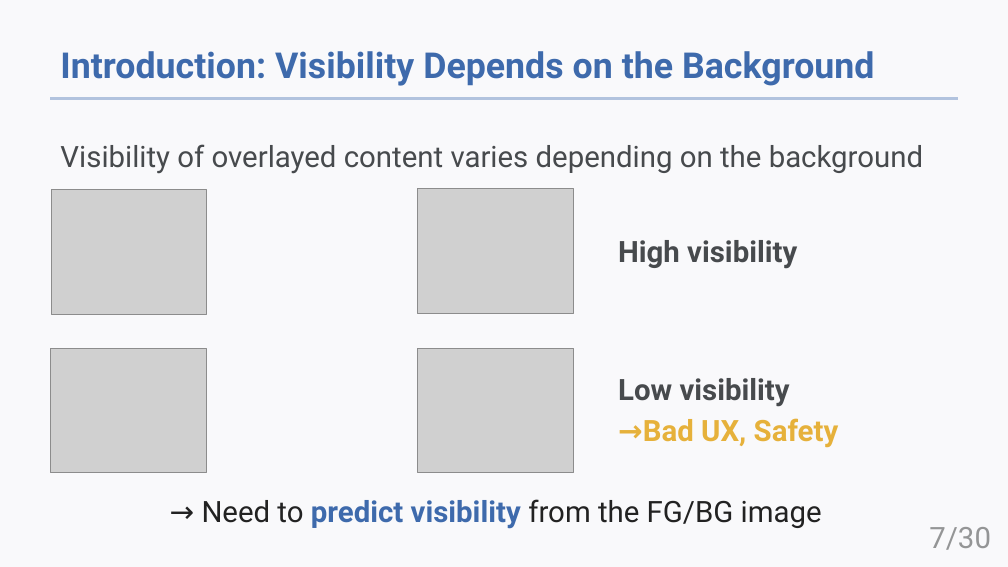
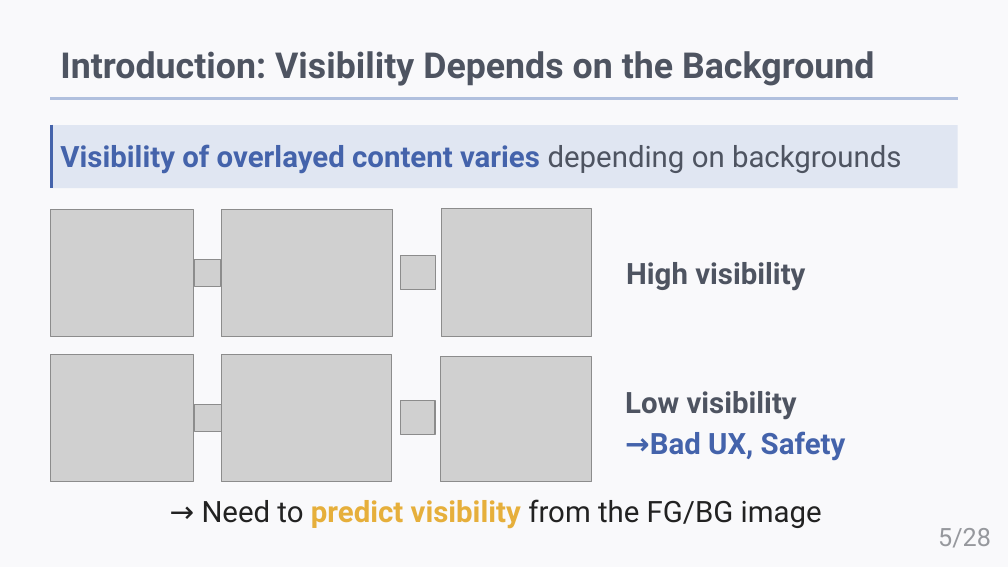
Before and after one commit to HAMADAKAZUKI2423/lab, a slide deck: slide 5 of papers/Rinko2026S/rinko2026S.pptx (slide 7 before the commit). Drawn at 1008x567 pixels with LibreOffice and Linux fonts; fonts in the diff are those of the drawing; grey boxes stand for pictures. Boxes give left, top, right and bottom in pixels: in the first picture for what was removed or moved away, otherwise in the second. Text is boxed around its words. In the diff, an @@ line names an element or a change of style, - is before the commit and + after.

```diff
--- a/papers/Rinko2026S/rinko2026S.pptx
+++ b/papers/Rinko2026S/rinko2026S.pptx
@@ title "Introduction: Visibility Depends on the ..." at [60, 51, 875, 86]: text colour #3E6AAC to #4E5461 @@
@@ rectangle added at [50, 125, 958, 188], fill #E0E6F2 @@
@@ line added from (51, 125) to (51, 188), #4463AB 2 pt @@
@@ text at [60, 144, 902, 173]: text changed; text colour #474A4D to #4463AB; bold on @@
-Visibility of overlayed content varies depending on the background
+Visibility of overlayed content varies depending on backgrounds
@@ picture: place and size @@
-picture at [51, 190, 207, 314]
+picture at [50, 209, 194, 337]
@@ picture added at [221, 209, 392, 337] @@
@@ picture: place and size @@
-picture at [418, 188, 574, 313]
+picture at [442, 209, 591, 337]
@@ picture added at [195, 260, 221, 286] @@
@@ picture added at [400, 255, 434, 289] @@
@@ text "High visibility": place and size @@
-text "High visibility" at [618, 240, 797, 269]
+text "High visibility" at [626, 262, 805, 291]
@@ text "High visibility" at [626, 262, 805, 291]: text colour #474A4D to #4E5461 @@
@@ picture: place and size @@
-picture at [50, 348, 206, 473]
+picture at [50, 354, 194, 482]
@@ picture added at [221, 354, 391, 482] @@
@@ picture: place and size @@
-picture at [418, 348, 574, 473]
+picture at [440, 357, 592, 482]
@@ text "Low visibility": place and size @@
-text "Low visibility" at [618, 378, 839, 448]
+text "Low visibility" at [625, 391, 846, 461]
@@ text "Low visibility" at [625, 391, 846, 461]: text colour #474A4D to #4E5461 in "Low visibility"; text colour #E6B13B to #4463AB in "→Bad UX, Safety" @@
@@ picture added at [195, 405, 221, 431] @@
@@ picture added at [400, 400, 434, 434] @@
@@ text "→ Need to predict visibility ..." at [202, 499, 822, 529]: text colour #3E6AAC to #E6AF3B in "predict visibility" @@
@@ page number at [938, 528, 991, 548]: text changed; size 21 to 18 pt; text colour #959697 to #97999E @@
-7/30
+5/28
```
Also in this commit, not shown: 12 other slides changed, 15 slides added, 12 slides removed, 5 other files.
